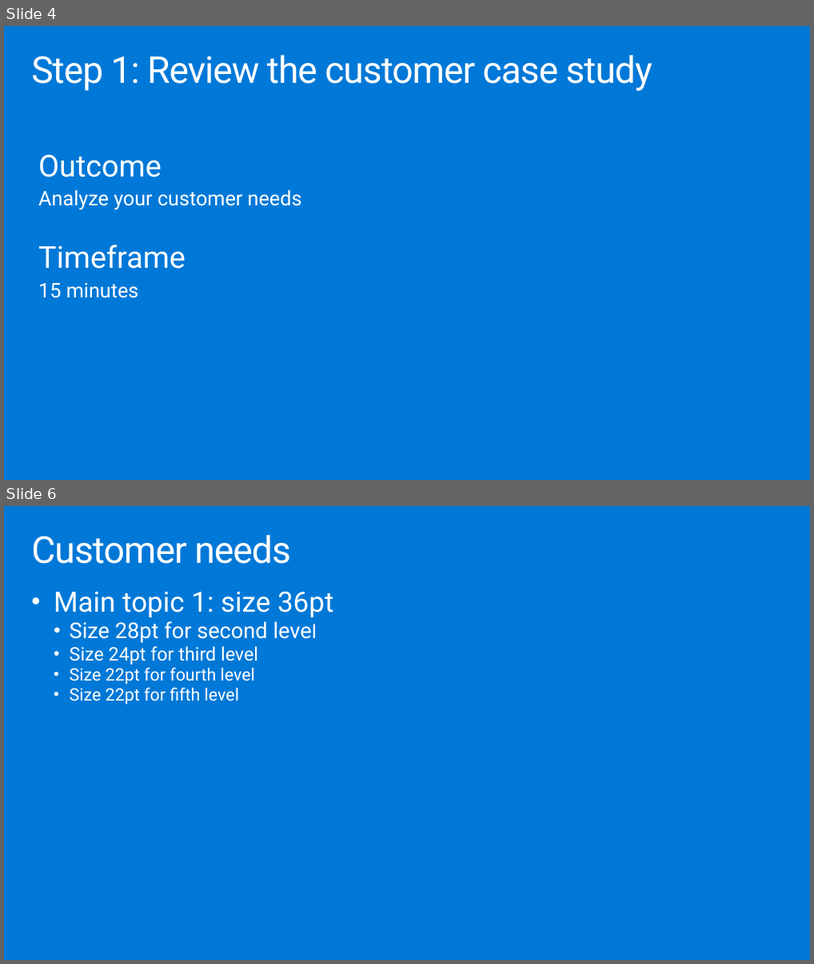
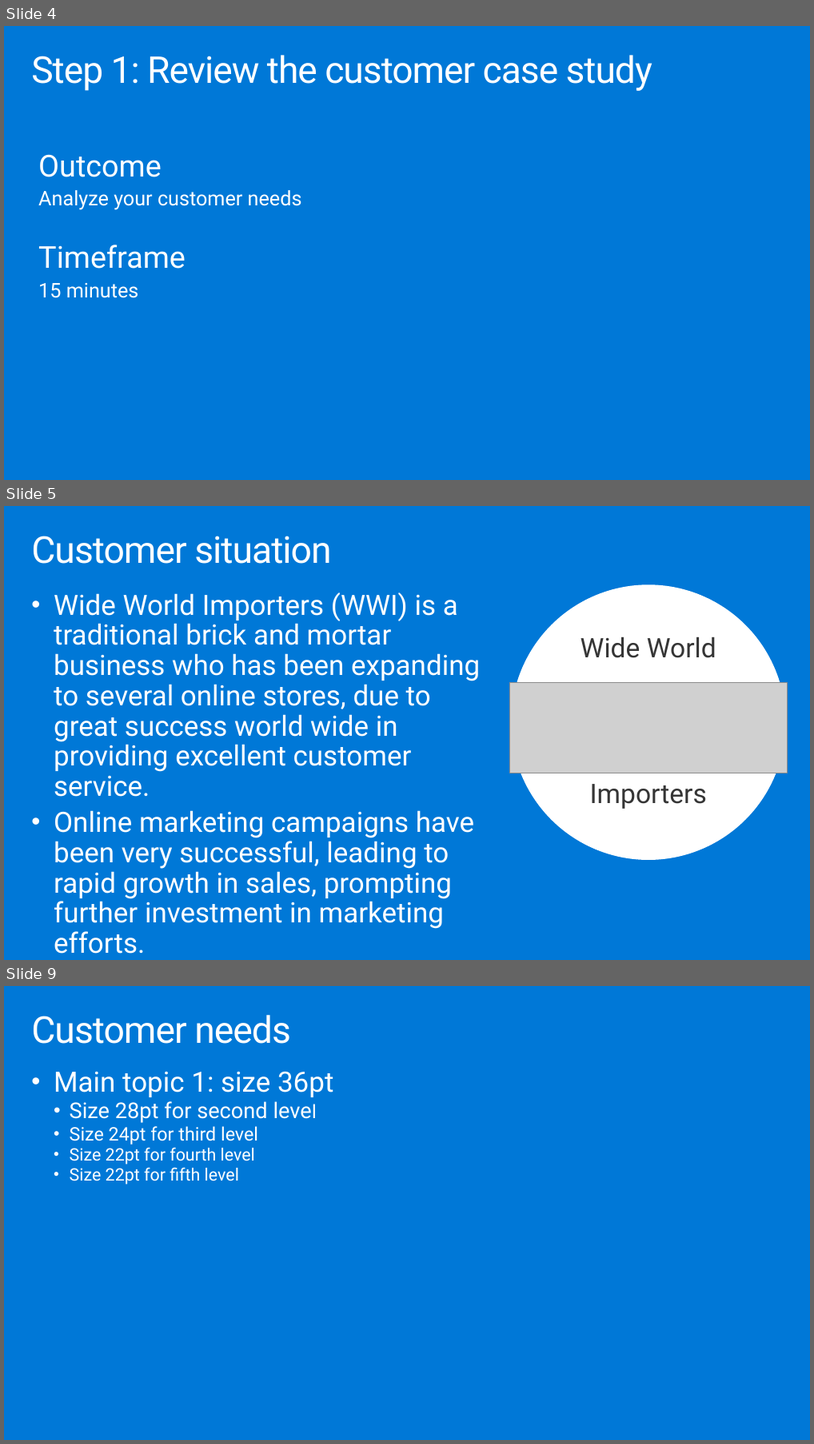
Before and after one commit to solliancenet/MCW-Managed-open-source-databases-on-Azure, a slide deck: Whiteboard design session/WDS trainer presentation - Managed open source databases on Azure.pptx. Shown one above the other, each under a label of ours: slides 4 and 6 before the commit, slides 4, 5 and 9 after it; the slides between them are not shown. The pictures are 814x964 and 814x1444 pixels, drawn with LibreOffice and Linux fonts; fonts in the diff are those of the drawing; grey boxes stand for pictures. Boxes give left, top, right and bottom in pixels: in the first picture for what was removed or moved away, otherwise in the second. Text is boxed around its words. In the diff, an @@ line names an element or a change of style, - is before the commit and + after.

```diff
--- a/Whiteboard design session/WDS trainer presentation - Managed open source databases on Azure.pptx
+++ b/Whiteboard design session/WDS trainer presentation - Managed open source databases on Azure.pptx
@@ slide 5 added at bbox=[4, 506, 810, 960], background #0078D7 @@
@@ title added at bbox=[31, 536, 331, 564], 44.1 pt, text #FFFFFF @@
+Customer situation
@@ text added at bbox=[54, 592, 480, 953], 33.3 pt, text #FFFFFF @@
+• Wide World Importers (WWI) is a traditional brick and mortar business who has been expanding to several online stores, due to great success world wide in providing excellent customer service.
+• Online marketing campaigns have been very successful, leading to rapid growth in sales, prompting further investment in marketing efforts.
@@ ellipse added at bbox=[511, 584, 787, 860], fill #FFFFFF, 32 pt, text #353535 @@
+Wide World
+Importers
@@ picture added at bbox=[510, 682, 787, 772] @@
@@ what was slide 6 is now slide 9 @@
```
Also in this commit, not shown: 5 other slides added, 3 slides removed, 1 other file.
